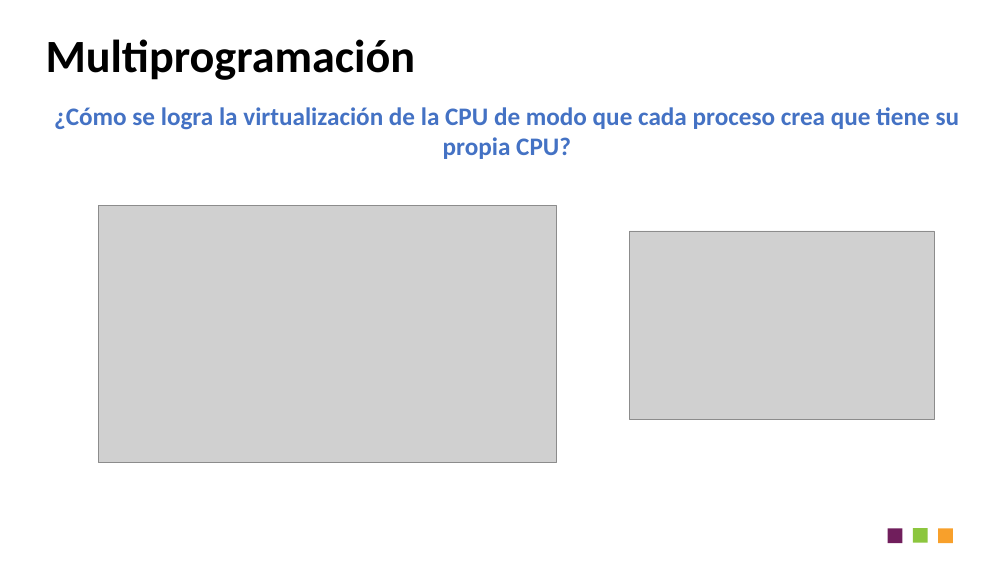
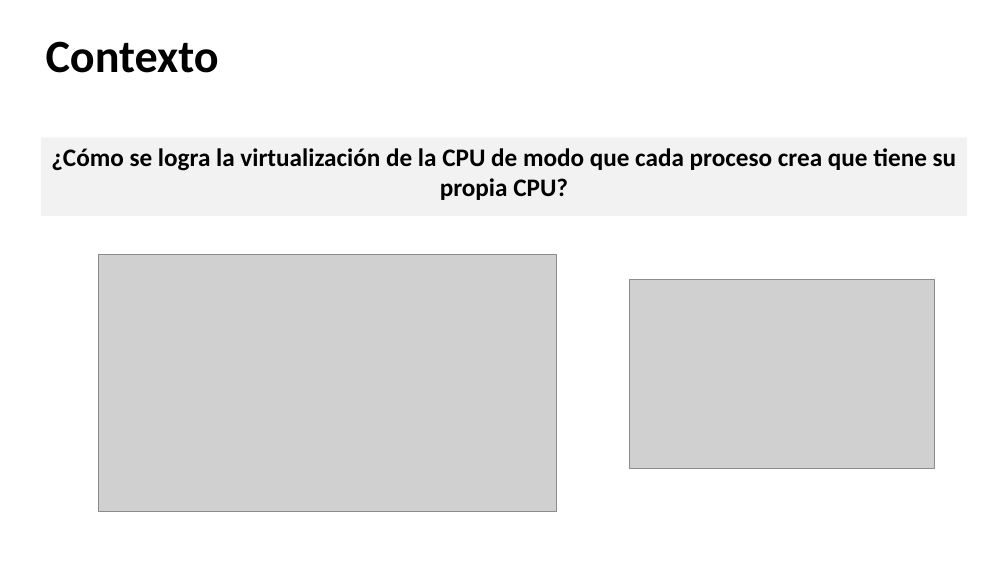
Before and after one commit to udea-so/apuntes_2026-2_SO-virtual, a slide deck: slide 7 of clase_04/SO_apuntes_clase4.pptx. Drawn at 1008x567 pixels with LibreOffice and Linux fonts; fonts in the diff are those of the drawing; grey boxes stand for pictures. Boxes give left, top, right and bottom in pixels: in the first picture for what was removed or moved away, otherwise in the second. Text is boxed around its words. In the diff, an @@ line names an element or a change of style, - is before the commit and + after.

```diff
--- a/clase_04/SO_apuntes_clase4.pptx
+++ b/clase_04/SO_apuntes_clase4.pptx
@@ title at bbox=[46, 41, 219, 73]: text changed @@
-Multiprogramación
+Contexto
@@ text "¿Cómo se logra la virtualización ...": place and size @@
-text "¿Cómo se logra la virtualización ..." at bbox=[54, 107, 960, 159]
+text "¿Cómo se logra la virtualización ..." at bbox=[41, 138, 967, 216]
@@ text "¿Cómo se logra la virtualización ..." at bbox=[41, 138, 967, 216]: text colour #4472C4 to #000000; fill none to #F2F2F2 @@
@@ picture: place and size @@
-picture at bbox=[98, 206, 557, 464]
+picture at bbox=[98, 254, 557, 512]
@@ picture: place and size @@
-picture at bbox=[630, 231, 935, 420]
+picture at bbox=[630, 280, 935, 468]
@@ rectangle removed at bbox=[888, 529, 902, 543] @@
@@ rectangle removed at bbox=[913, 528, 928, 542] @@
@@ rectangle removed at bbox=[938, 529, 953, 543] @@
```
Also in this commit, not shown: 31 other slides changed, 10 slides added, 1 slide removed, 5 other files.
